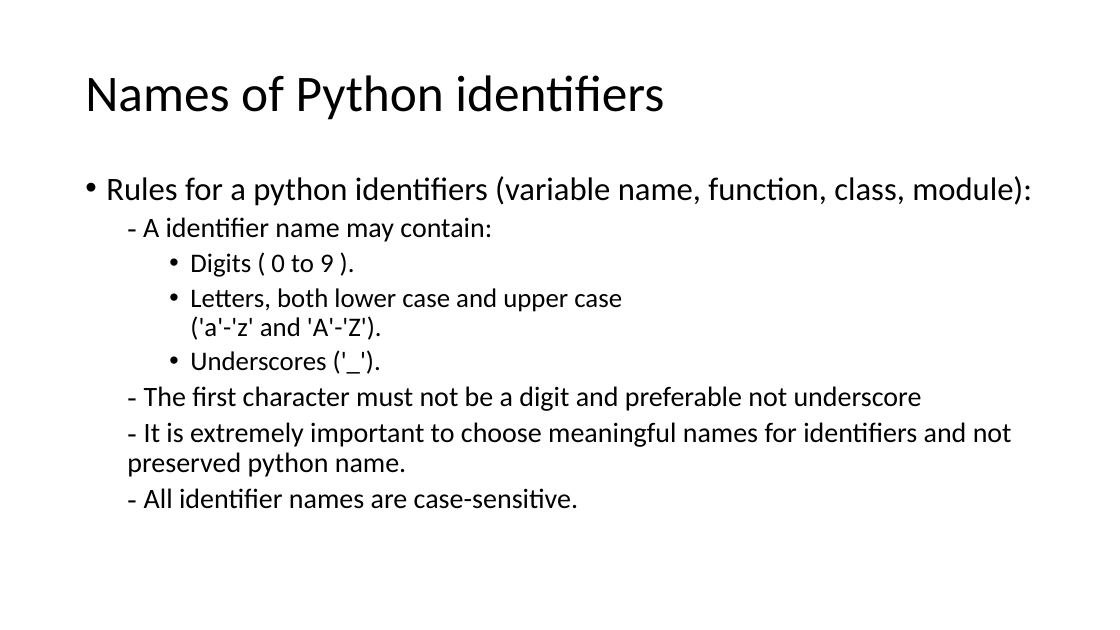
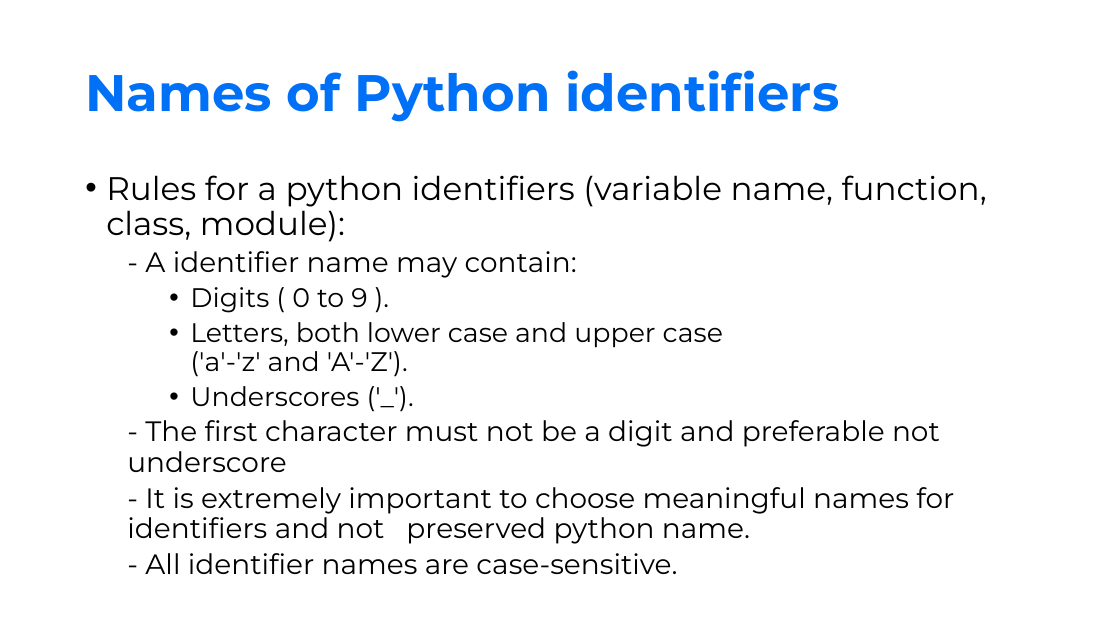
Before and after one commit to Spax04/PythonCourse, a slide deck: slide 8 of basic_new/Module 02 - Python basic types.pptx. Drawn at 1120x630 pixels with LibreOffice and Linux fonts; fonts in the diff are those of the drawing; background and template pictures are left out. Boxes give left, top, right and bottom in pixels: in the first picture for what was removed or moved away, otherwise in the second. Text is boxed around its words. In the diff, an @@ line names an element or a change of style, - is before the commit and + after.

```diff
--- a/basic_new/Module 02 - Python basic types.pptx
+++ b/basic_new/Module 02 - Python basic types.pptx
@@ title "Names of Python identifiers" at box(85, 70, 839, 122): font Calibri to Montserrat, text colour #000000 to #0071F6, bold on @@
@@ text "Rules for a python identifiers ..." at box(106, 175, 987, 574): font Calibri to Montserrat; font Times New Roman to Montserrat in "-", "-", "-", "-" @@
```
Also in this commit, not shown: 59 other slides changed, 16 other files.
